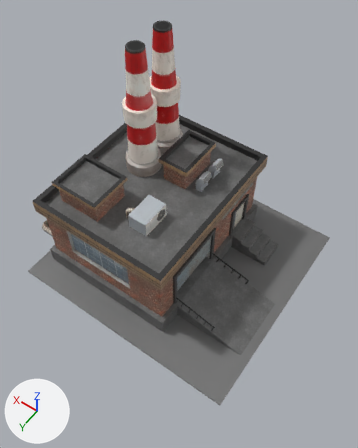
Before and after pictures for a commit that changed the glTF model public/model3D/factory.glb.
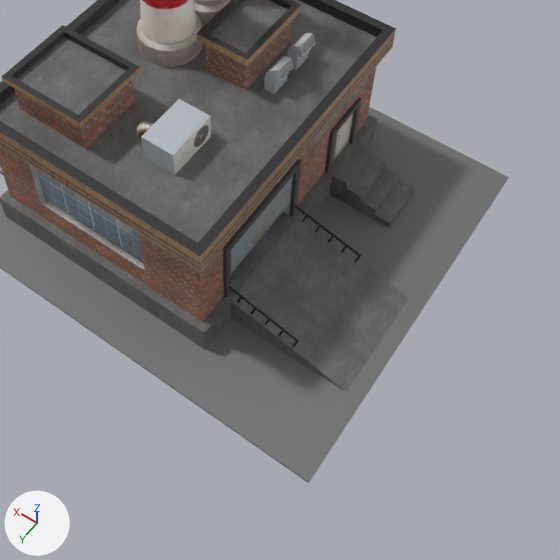
There are two pictures of each version: one whole from a 50 mm lens placed at (-46.8, 56.6, 99.0), pointed at (-10.7, 6.0, 19.5), one close up on the part from 14% to 100% of the width and 31% to 100% of the height. The lights are fixed; the arrows at lower left show +X, +Y and +Z. Where no turn or scale is listed for an object, it has been applied to the vertices.

The older version as bpy lines, for what is in view:
```python
me_cube_001 = bpy.data.meshes.new('Cube.001')
me_cube_001.from_pydata(...)  # a box spanning x -26.8..26.8, y -25.2..25.2, z -0.2..0.2
me_cube_001.materials.append(mat_material_006)  # grey #787878
me_power_plant_mid = bpy.data.meshes.new('Power_Plant_Mid')
me_power_plant_mid.from_pydata(...)  # 1192 vertices, 2114 faces; spans x -32.7..26.6, y -22.0..19.9, z -0.2..49.1
me_power_plant_mid.materials.append(mat_material_005)  # picture img_power_plant_mid_diffuse_01___default
ob_cube = bpy.data.objects.new('Cube', me_cube_001)
ob_cube.location = (-7.9, 0.6, -0.2)
ob_power_plant_mid = bpy.data.objects.new('Power_Plant_Mid', me_power_plant_mid)
ob_power_plant_mid.location = (0.0, 0.0, 0.0)
```
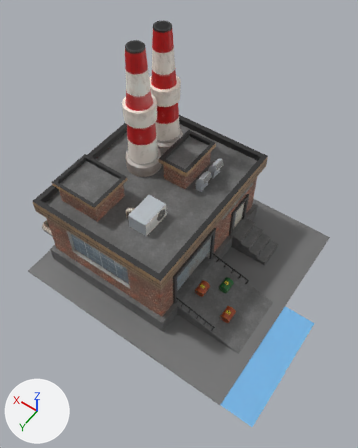
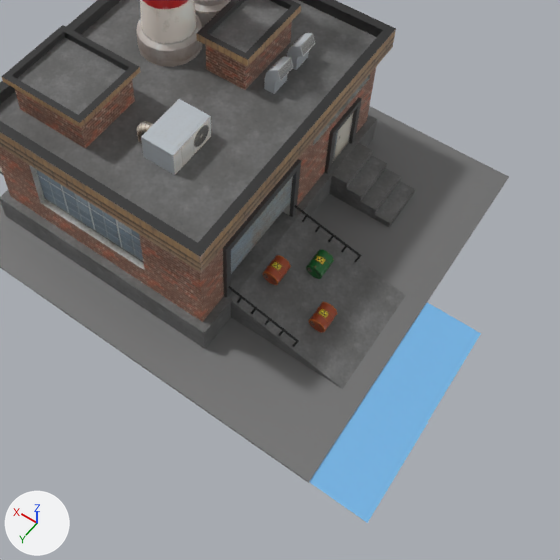
Commit message: Factory mejorado

Boxes (x1, y1, x2, y2) around the edits, measured in the close-ups (560 x 560 px):
'River1', added (blue)
    after: (309, 387, 428, 523)
'River 2', added (blue)
    after: (372, 302, 481, 422)
'Barreltoxic', added (brown)
    after: (309, 302, 337, 333)
'Barreltoxic.002', added (brown)
    after: (262, 255, 291, 285)
'Barreltoxic.001', added (green)
    after: (306, 249, 334, 279)

The change, as a diff of the scene's bpy script:
```diff
--- a/public/model3D/factory.glb.py
+++ b/public/model3D/factory.glb.py
@@ img_toxicbarrel_albedo @@
+img_toxicbarrel_albedo = load_image('ToxicBarrel_Albedo', '_unpacked/ToxicBarrel_Albedo', 1024, 1024, 'sRGB')
@@ img_toxicbarrelgreen_albedo @@
+img_toxicbarrelgreen_albedo = load_image('ToxicBarrelGreen_Albedo', '_unpacked/ToxicBarrelGreen_Albedo', 1024, 1024, 'sRGB')
@@ mat_material_004 @@
+mat_material_004 = principled_material('Material.004')
+mat_material_004.texture = img_toxicbarrel_albedo
@@ mat_material_007 @@
+mat_material_007 = principled_material('Material.007')
+mat_material_007.texture = img_toxicbarrelgreen_albedo
@@ mat_material_008 @@
+mat_material_008 = principled_material('Material.008')
+mat_material_008.texture = img_toxicbarrel_albedo
@@ mat_material_003 @@
+mat_material_003 = principled_material('Material.003')
+mat_material_003.base_color = (0.167, 0.462, 0.801)  # blue #72b5e7
+mat_material_003.roughness = 0.1
+mat_material_003.coat_weight = 1.0
@@ mat_material_002 @@
+mat_material_002 = principled_material('Material.002')
+mat_material_002.base_color = (0.167, 0.462, 0.801)  # blue #72b5e7
+mat_material_002.roughness = 0.1
+mat_material_002.coat_weight = 1.0
@@ me_barreltoxic_002 @@
+me_barreltoxic_002.from_pydata(...)  # 245 vertices, 455 faces; spans x -1.15..1.15, y -0.05..2.88, z -1.24..1.14
+me_barreltoxic_002.materials.append(mat_material_004)  # picture img_toxicbarrel_albedo
@@ me_barreltoxic_001 @@
+me_barreltoxic_001.from_pydata(...)  # 245 vertices, 455 faces; spans x -1.15..1.15, y -0.05..2.88, z -1.24..1.14
+me_barreltoxic_001.materials.append(mat_material_007)  # picture img_toxicbarrelgreen_albedo
@@ me_barreltoxic @@
+me_barreltoxic.from_pydata(...)  # 245 vertices, 455 faces; spans x -1.15..1.15, y -0.05..2.88, z -1.24..1.14
+me_barreltoxic.materials.append(mat_material_008)  # picture img_toxicbarrel_albedo
@@ me_river2 @@
+me_river2.from_pydata(...)  # 431 vertices, 788 faces; spans x -3.74..3.74, y -4.89..8.56, z -0.03..0.07
+me_river2.materials.append(mat_material_003)  # blue #72b5e7
@@ me_river1 @@
+me_river1.from_pydata(...)  # 431 vertices, 788 faces; spans x -3.74..3.74, y -4.89..8.56, z -0.03..0.07
+me_river1.materials.append(mat_material_002)  # blue #72b5e7
@@ ob_barreltoxic_002 @@
+ob_barreltoxic_002 = bpy.data.objects.new('Barreltoxic.002', me_barreltoxic_002)
+ob_barreltoxic_002.location = (-18.7, 7.1, 5.2)
@@ ob_barreltoxic_001 @@
+ob_barreltoxic_001 = bpy.data.objects.new('Barreltoxic.001', me_barreltoxic_001)
+ob_barreltoxic_001.location = (-22.2, 2.7, 4.1)
@@ ob_barreltoxic @@
+ob_barreltoxic = bpy.data.objects.new('Barreltoxic', me_barreltoxic)
+ob_barreltoxic.location = (-26.1, 8.1, 3.1)
@@ ob_river_2 @@
+ob_river_2 = bpy.data.objects.new('River 2', me_river2)
+ob_river_2.location = (-38.2, 3.7, 0.0)
@@ ob_river1 @@
+ob_river1 = bpy.data.objects.new('River1', me_river1)
+ob_river1.location = (-38.3, 17.1, 0.0)
```
